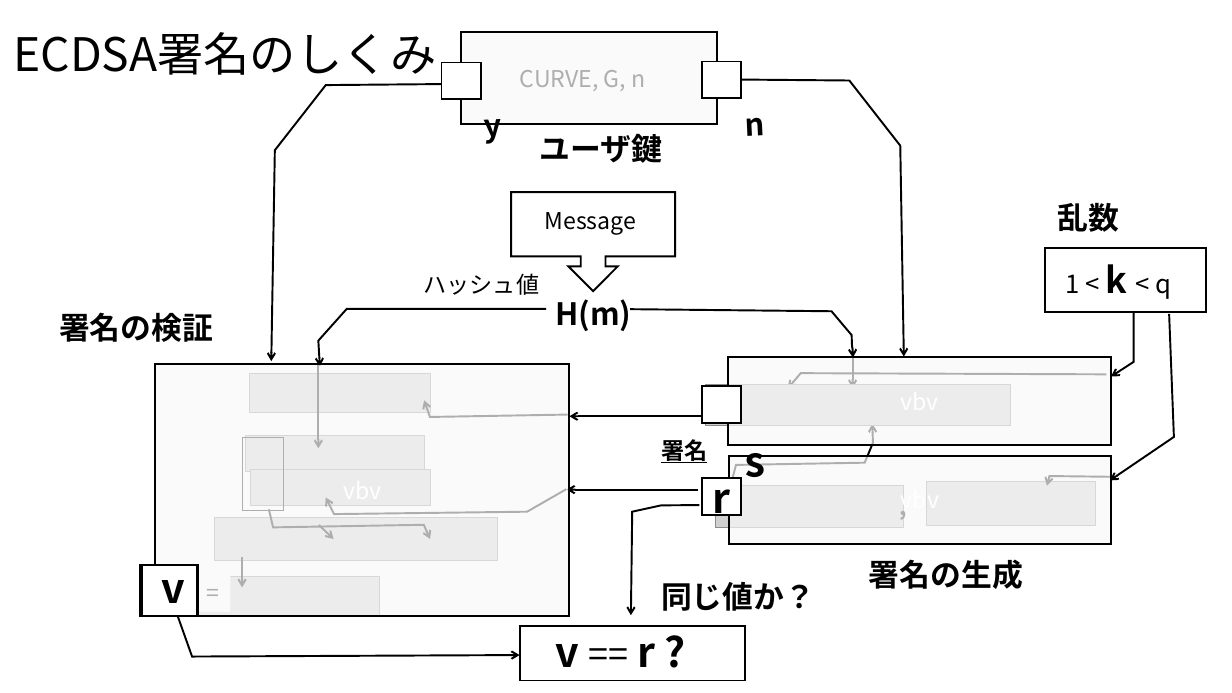
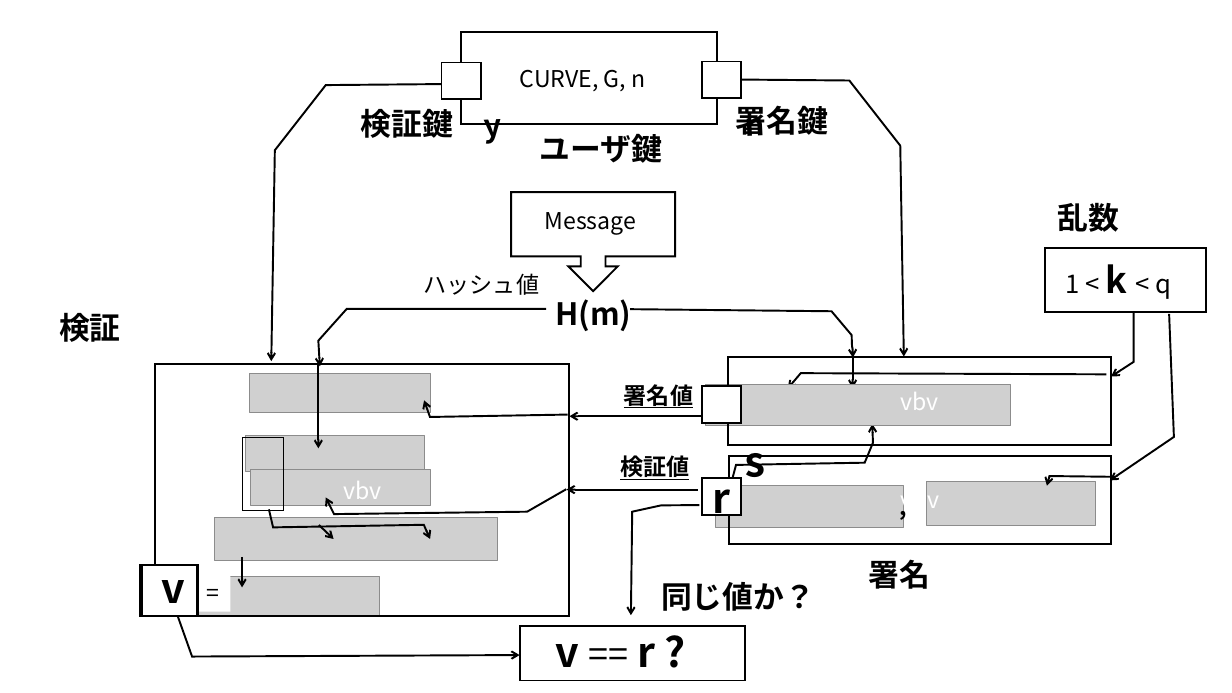
Before and after one commit to kojo1/TLSbook-en, a slide deck: slide 32 of Part1.Technology/Chapter3.Algorithm/Algorithm-fig-jp.pptx. Drawn at 1232x693 pixels with LibreOffice and Linux fonts; fonts in the diff are those of the drawing; grey boxes stand for pictures. Boxes give left, top, right and bottom in pixels: in the first picture for what was removed or moved away, otherwise in the second. Text is boxed around its words. In the diff, an @@ line names an element or a change of style, - is before the commit and + after.

```diff
--- a/Part1.Technology/Chapter3.Algorithm/Algorithm-fig-jp.pptx
+++ b/Part1.Technology/Chapter3.Algorithm/Algorithm-fig-jp.pptx
@@ text removed at bbox=[13, 32, 436, 75] @@
-ECDSA署名のしくみ
@@ fill #F8F8F8 at 70% opacity to none in 4 elements at bbox=[729, 456, 1112, 543], bbox=[728, 358, 1111, 445], bbox=[155, 364, 569, 616], bbox=[461, 32, 716, 125] @@
@@ text added at bbox=[360, 109, 452, 138], 24 pt, text #000000, bold @@
+検証鍵
@@ text added at bbox=[735, 105, 827, 136], 24 pt, text #000000, bold @@
+署名鍵
@@ text at bbox=[59, 312, 121, 342]: text changed @@
-署名の検証
+検証
@@ text at bbox=[624, 381, 693, 410]: text changed @@
-署名
+署名値
@@ text added at bbox=[620, 452, 689, 481], 18 pt, text #000000, bold, underline @@
+検証値
@@ text at bbox=[869, 559, 931, 589]: text changed @@
-署名の生成
+署名
```
Also in this commit, not shown: 4 other files.
